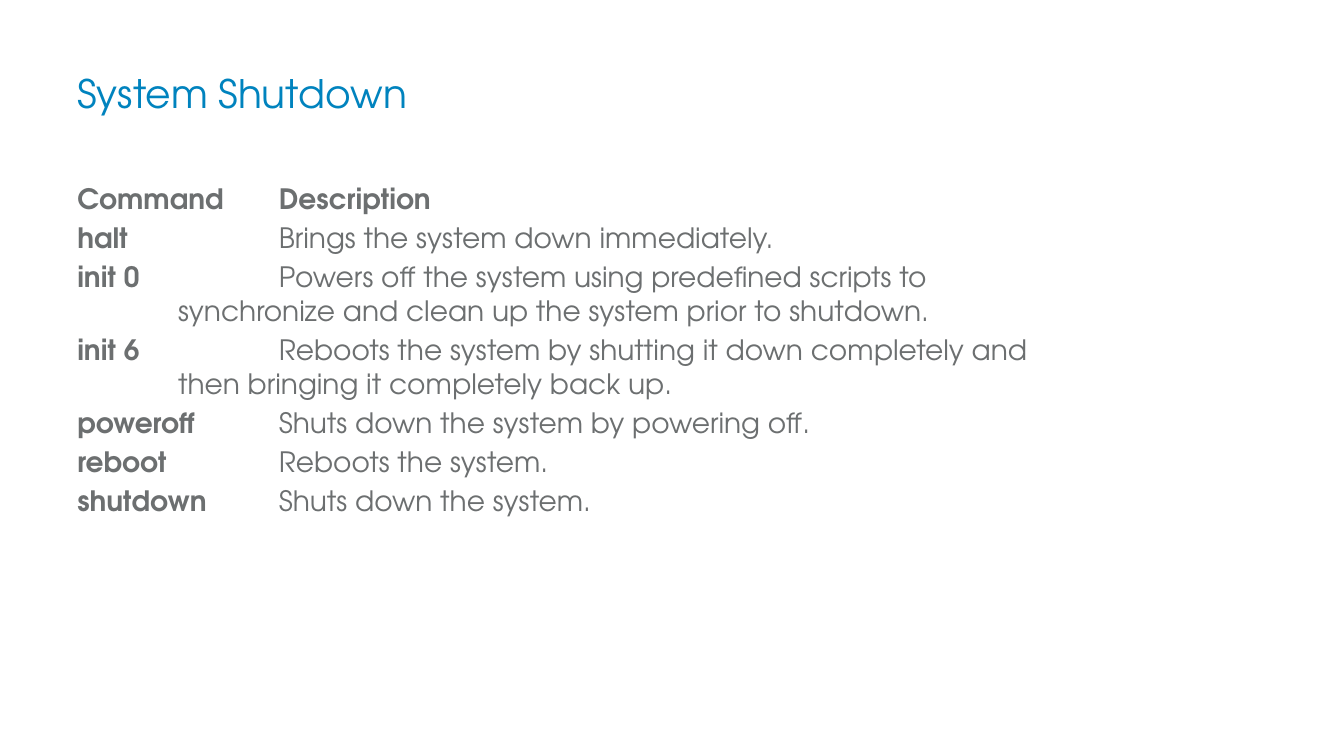
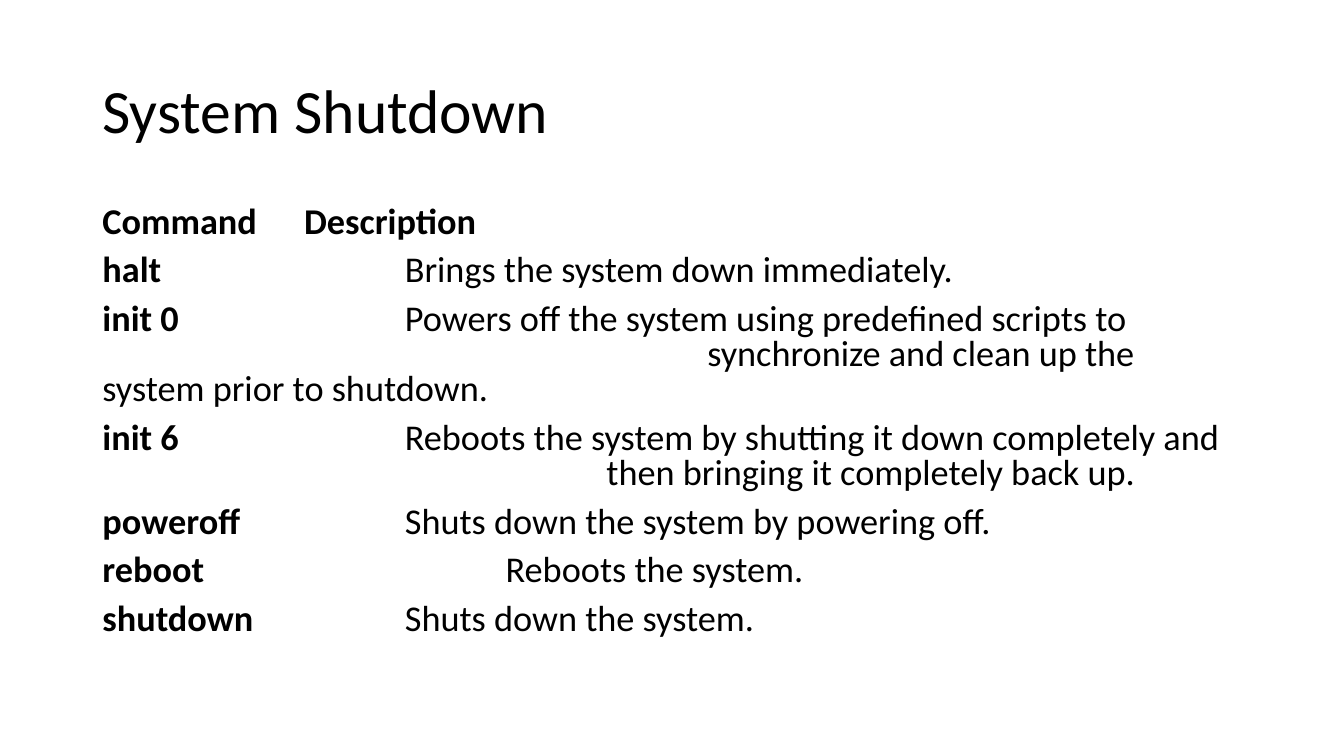
Before and after one commit to pgirgaonkar/Unix_Introduction, a slide deck: slide 8 of Unix-Introduction.pptx. Drawn at 1344x756 pixels with LibreOffice and Linux fonts; fonts in the diff are those of the drawing; background and template pictures are left out. Boxes give left, top, right and bottom in pixels: in the first picture for what was removed or moved away, otherwise in the second. Text is boxed around its words. In the diff, an @@ line names an element or a change of style, - is before the commit and + after.

Commit message:
Theme

```diff
--- a/Unix-Introduction.pptx
+++ b/Unix-Introduction.pptx
@@ title "System Shutdown" moved from (x1=77, y1=78, x2=408, y2=116) to (x1=102, y1=90, x2=548, y2=143) @@
@@ title "System Shutdown" at (x1=102, y1=90, x2=548, y2=143): size 28 to 44 pt, font TeX Gyre Adventor to Calibri, text colour #0083BE to #000000; line spacing 1 to 0.9 @@
@@ text "Command Description" moved from (x1=77, y1=187, x2=1027, y2=517) to (x1=102, y1=208, x2=1218, y2=637) @@
@@ text "Command Description" at (x1=102, y1=208, x2=1218, y2=637): size 20 to 25.9 pt, font TeX Gyre Adventor to Calibri, text colour #6C6F70 to #000000; line spacing 1 to 0.8; more space between paragraphs @@
```
Also in this commit, not shown: 8 other slides changed.
